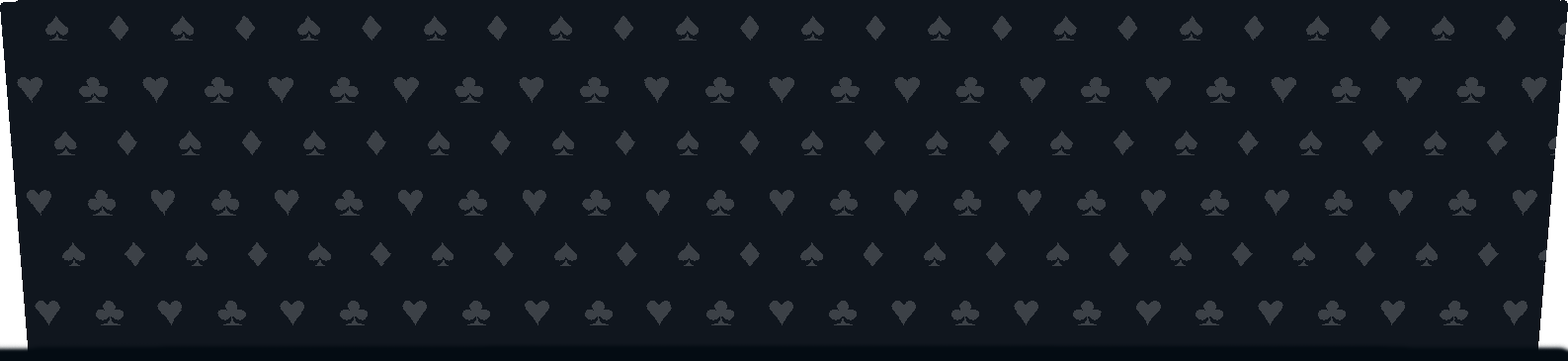
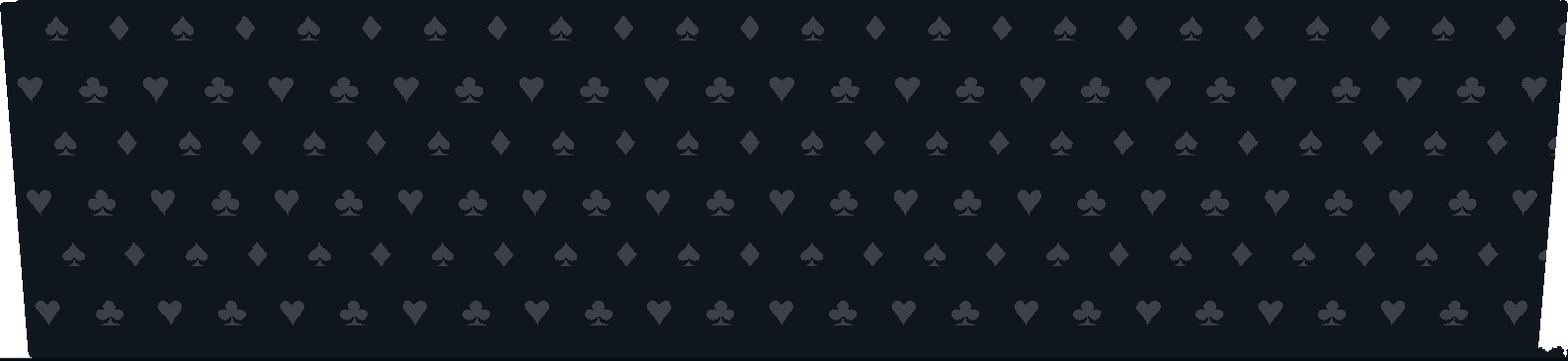
Comparing the layer stacks of the two 1568px x 361px images. Changes:
hid "Layer 2" over [0, 341, 1568, 359]
added layer "Layer 4" above "Layer 3" over [0, 356, 1568, 359]
added layer "Layer 3" above "Layer 1" over [32, 341, 1568, 358]
